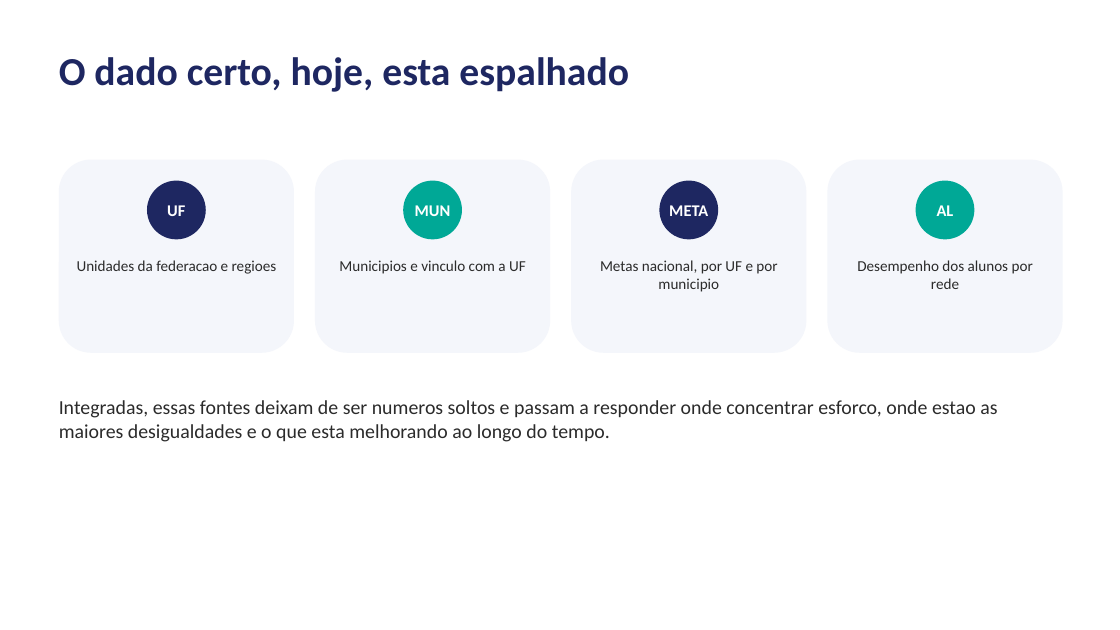
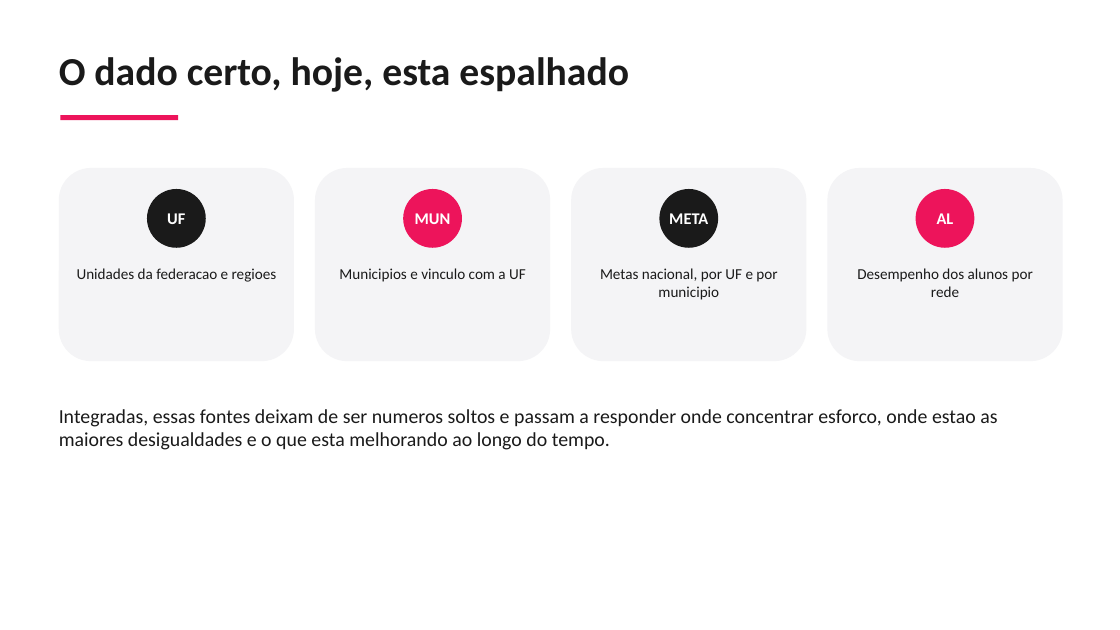
Before and after one commit to guillecosme/fiap-ai-scientist-tech-challenge-fase-02, a slide deck: slide 3 of reports/slides/pipeline_alfabetizacao_fase2.pptx. Drawn at 1120x630 pixels with LibreOffice and Linux fonts; fonts in the diff are those of the drawing. Boxes give left, top, right and bottom in pixels: in the first picture for what was removed or moved away, otherwise in the second. Text is boxed around its words. In the diff, an @@ line names an element or a change of style, - is before the commit and + after.

```diff
--- a/reports/slides/pipeline_alfabetizacao_fase2.pptx
+++ b/reports/slides/pipeline_alfabetizacao_fase2.pptx
@@ text "O dado certo, hoje, esta ..." at (59, 57, 629, 92): text colour #1E2761 to #1A1A1A @@
@@ rectangle added at (60, 115, 178, 120), fill #ED145B @@
@@ 5 texts, 4 ellipses, 4 rounded rectangles: place and size @@
-5 texts, 4 ellipses, 4 rounded rectangles at (59, 160, 1063, 442)
+5 texts, 4 ellipses, 4 rounded rectangles at (59, 168, 1063, 450)
@@ fill #F4F6FB to #F4F4F6 in 4 elements at (59, 168, 294, 361), (315, 168, 550, 361), (571, 168, 807, 361), (828, 168, 1063, 361) @@
@@ ellipse "UF" at (147, 189, 206, 248): fill #1E2761 to #1A1A1A @@
@@ ellipse "MUN" at (403, 189, 462, 248): fill #00A896 to #ED145B @@
@@ ellipse "META" at (660, 189, 718, 248): fill #1E2761 to #1A1A1A @@
@@ ellipse "AL" at (916, 189, 975, 248): fill #00A896 to #ED145B @@
@@ text colour #2B2B2B to #1A1A1A in 5 elements at (77, 268, 277, 282), (339, 268, 526, 282), (59, 409, 997, 450), (600, 268, 777, 300), (857, 268, 1033, 297) @@
```
Also in this commit, not shown: 9 other slides changed, 1 slide added, 1 slide removed.
